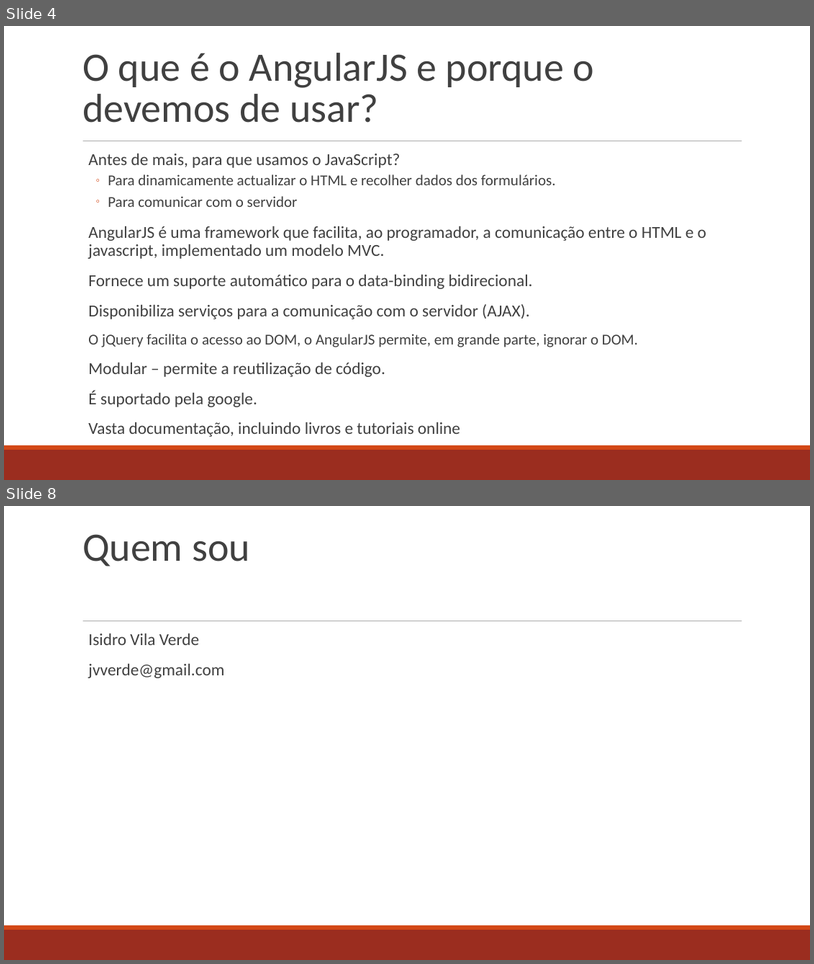
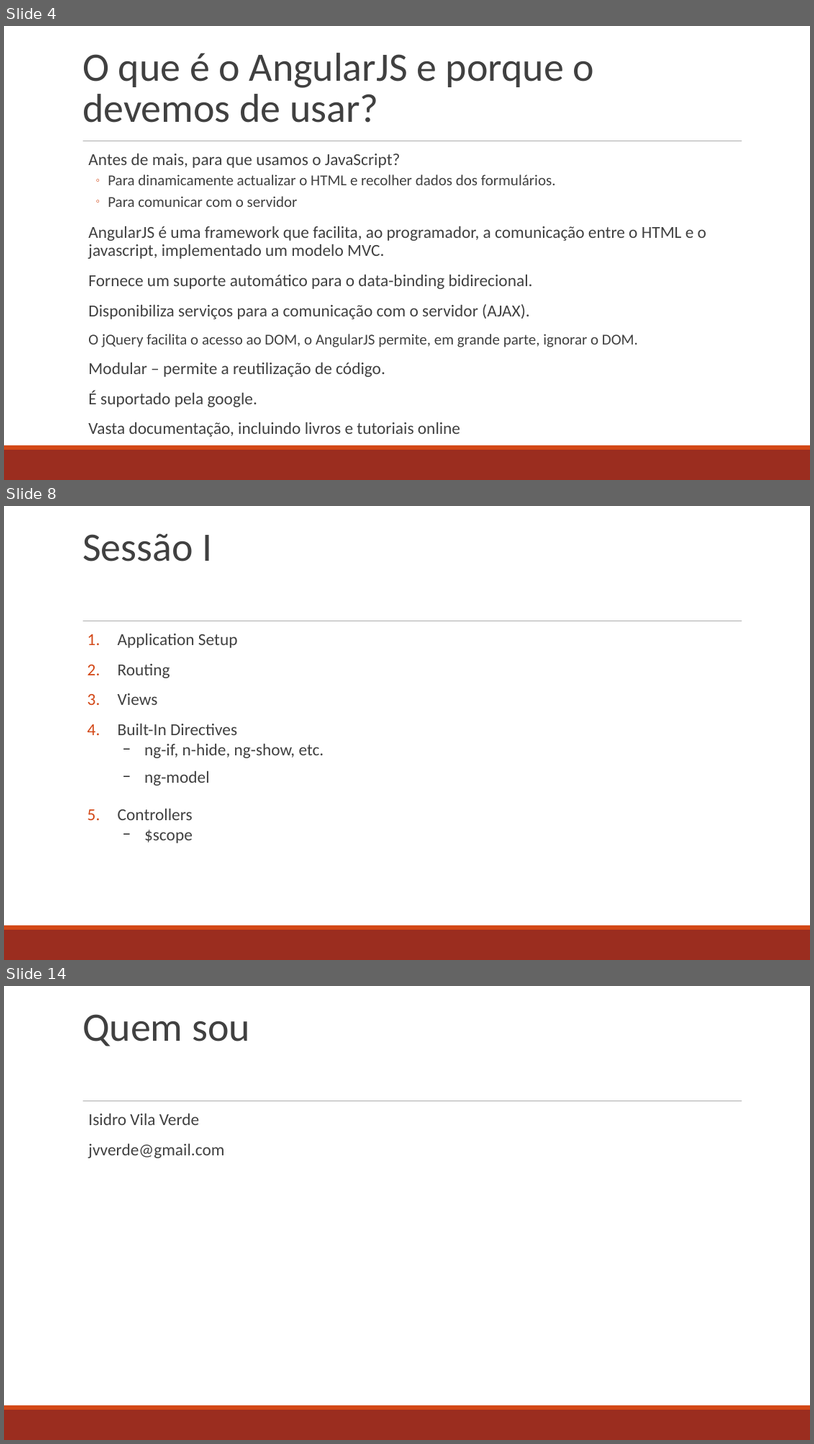
Before and after one commit to jvverde/demo-angular, a slide deck: docs/AngularJS.odp. Shown one above the other, each under a label of ours: slides 4 and 8 before the commit, slides 4, 8 and 14 after it; the slides between them are not shown. The pictures are 814x964 and 814x1444 pixels, drawn with LibreOffice and Linux fonts; fonts in the diff are those of the drawing. Boxes give left, top, right and bottom in pixels: in the first picture for what was removed or moved away, otherwise in the second. Text is boxed around its words. In the diff, an @@ line names an element or a change of style, - is before the commit and + after.

```diff
--- a/docs/AngularJS.odp
+++ b/docs/AngularJS.odp
@@ slide 8 added at box(4, 506, 810, 960), background #FFFFFF; not listed: 3 template elements that a slide beside it also shows @@
@@ title added at box(82, 533, 212, 561), 48 pt, text #404040 @@
+Sessão I
@@ text added at box(118, 633, 324, 843), 20 pt, text #404040 @@
+1. Application Setup
+2. Routing
+3. Views
+4. Built-In Directives
+  − ng-if, n-hide, ng-show, etc.
+  − ng-model
+5. Controllers
+  − $scope
@@ what was slide 8 is now slide 14 @@
```
Also in this commit, not shown: 5 slides changed, 5 other slides added, 1 other file.
